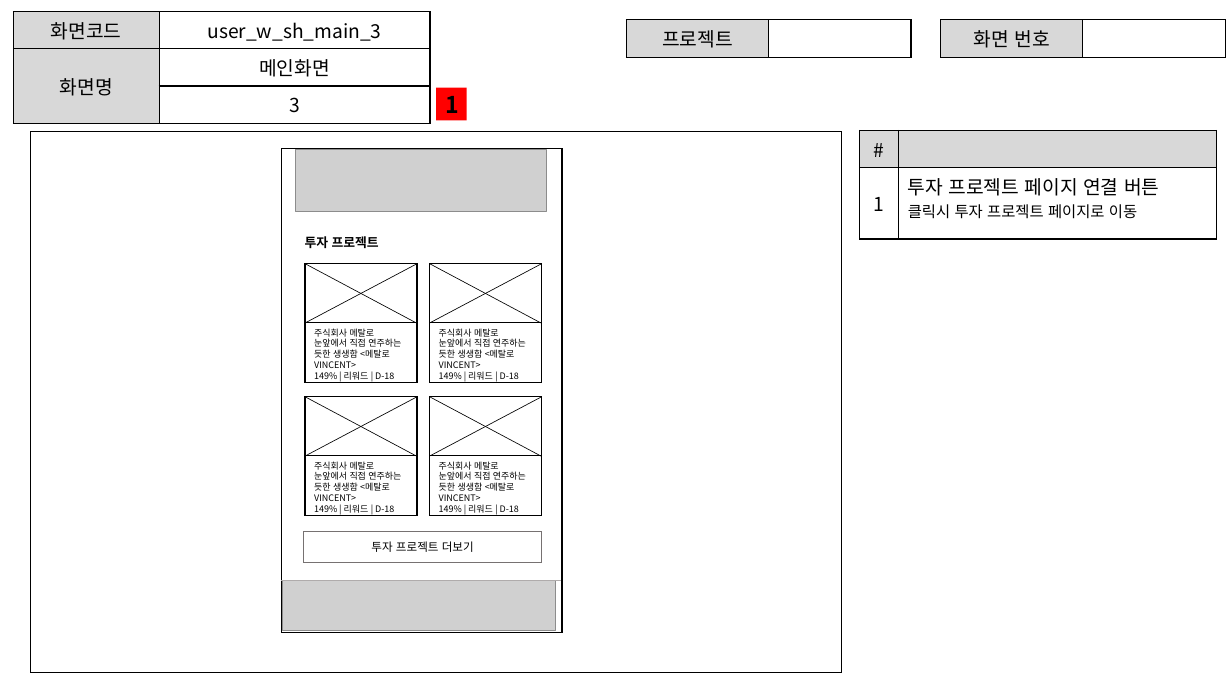
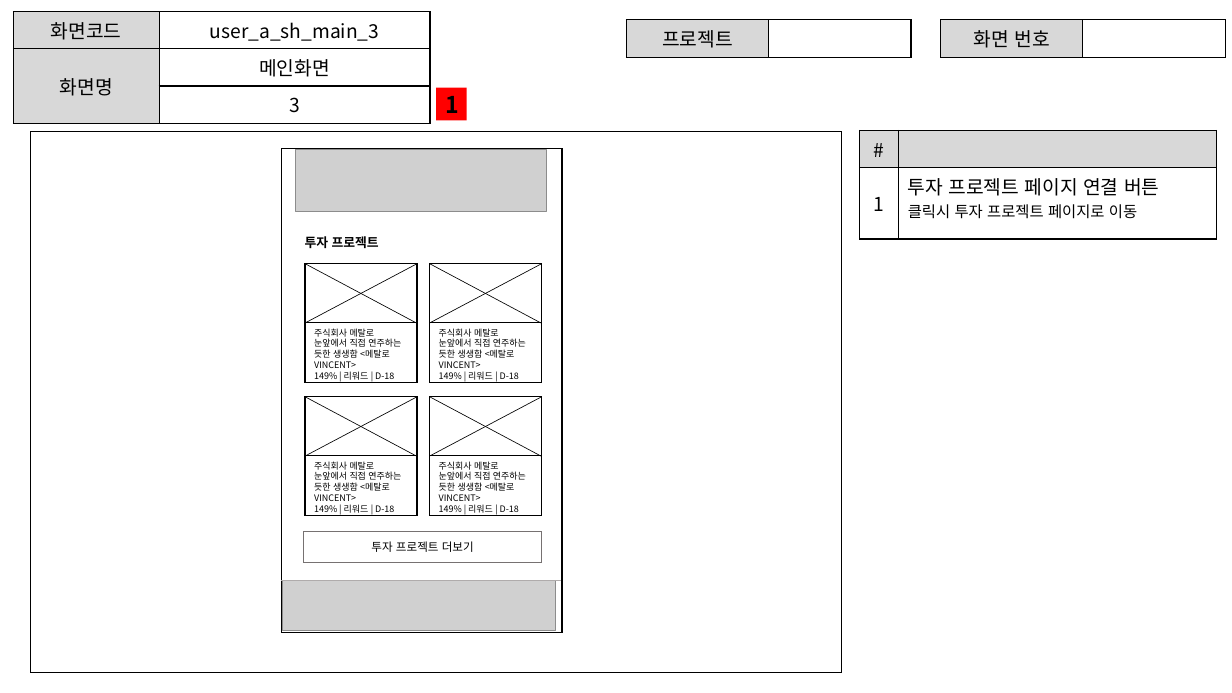
Before and after one commit to ezenteam2/EzenCrowdFunding, a slide deck: slide 4 of project03 화면설계서/project03 - 화면 설계서 - 서희.pptx. Drawn at 1232x693 pixels with LibreOffice and Linux fonts; fonts in the diff are those of the drawing; grey boxes stand for pictures. Boxes give left, top, right and bottom in pixels: in the first picture for what was removed or moved away, otherwise in the second. Text is boxed around its words. In the diff, an @@ line names an element or a change of style, - is before the commit and + after.

```diff
--- a/project03 화면설계서/project03 - 화면 설계서 - 서희.pptx
+++ b/project03 화면설계서/project03 - 화면 설계서 - 서희.pptx
@@ table at (x1=13, y1=12, x2=430, y2=117) @@
-row 1, column 2: user_w_sh_main_3
+row 1, column 2: user_a_sh_main_3
```
Also in this commit, not shown: 11 other slides changed, 8 other files.
